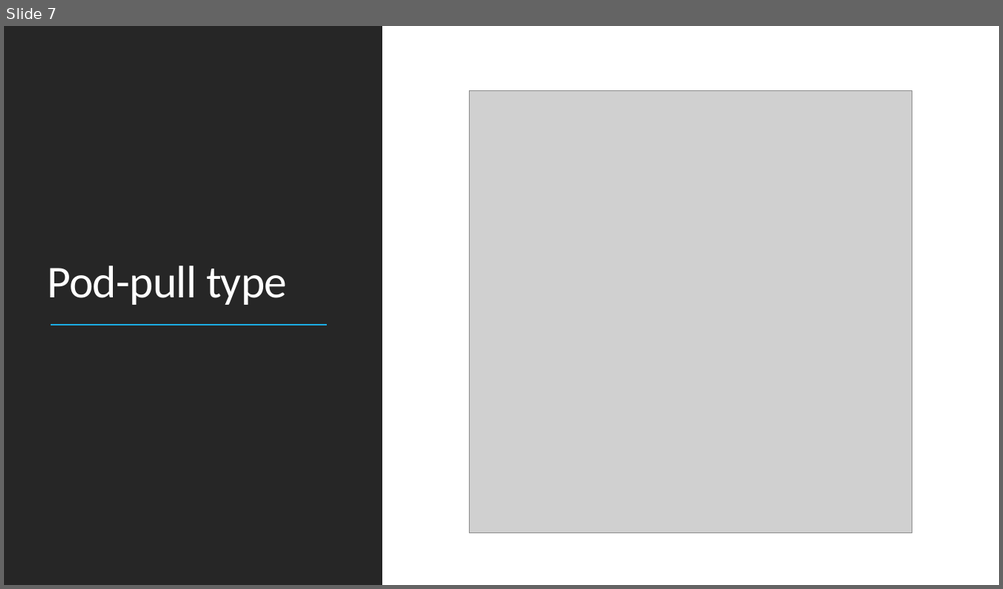
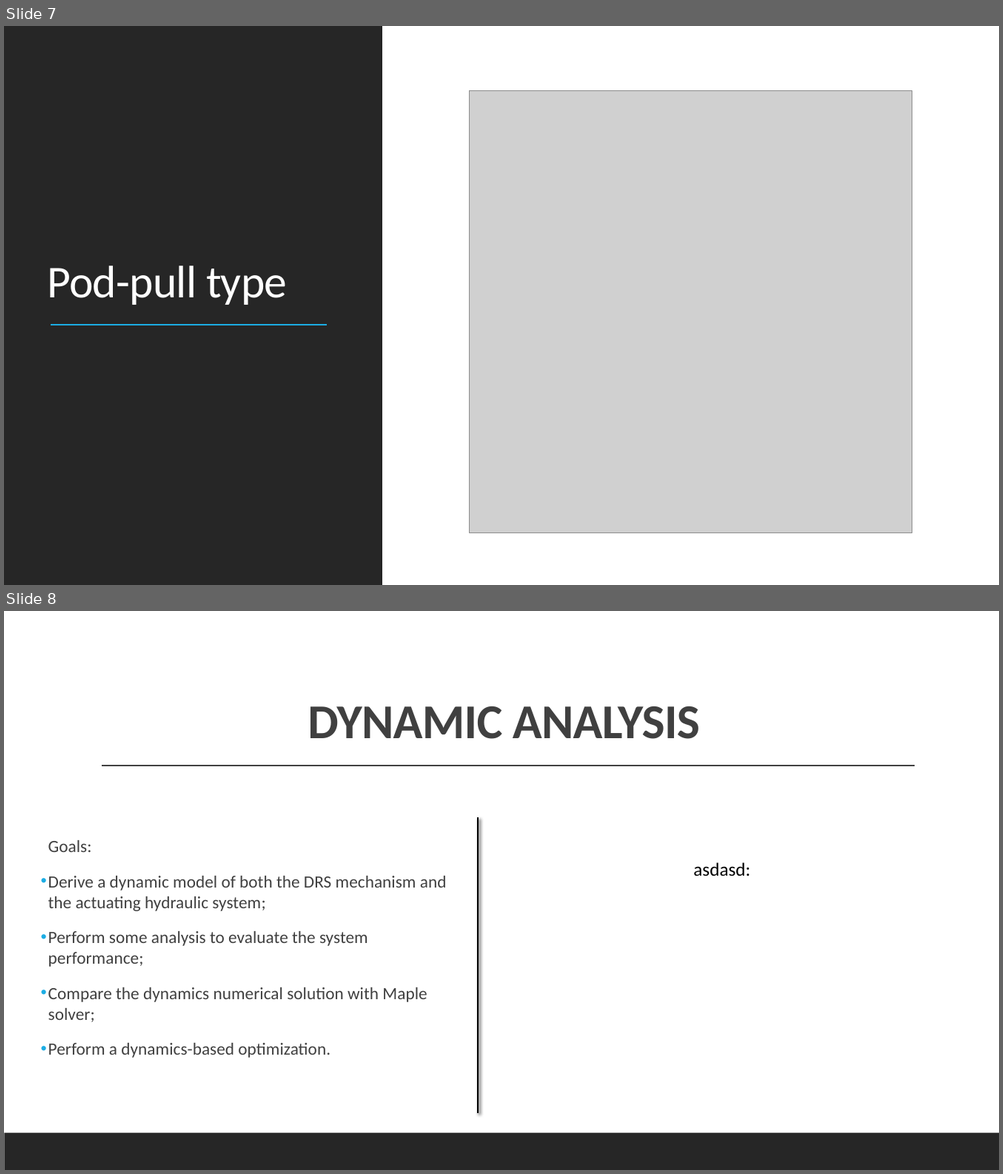
Before and after one commit to EmanueleBrocchieri/DRS-system-analysis, a slide deck: DRS presentazione.pptx. Shown one above the other, each under a label of ours: slide 7 before the commit, slides 7 and 8 after it. The pictures are 1003x589 and 1003x1174 pixels, drawn with LibreOffice and Linux fonts; fonts in the diff are those of the drawing; grey boxes stand for pictures. Boxes give left, top, right and bottom in pixels: in the first picture for what was removed or moved away, otherwise in the second. Text is boxed around its words. In the diff, an @@ line names an element or a change of style, - is before the commit and + after.

```diff
--- a/DRS presentazione.pptx
+++ b/DRS presentazione.pptx
@@ slide 8 added at box(4, 611, 999, 1170), background #FFFFFF @@
@@ title added at box(307, 706, 700, 739), 47 pt, text #404040, bold @@
+DYNAMIC ANALYSIS
@@ line added from (102, 766) to (915, 766), #404040 1 pt @@
@@ line added from (478, 817) to (478, 1114), #000000 2 pt @@
@@ text added at box(48, 840, 447, 1058), 16.6 pt, text #404040 @@
+  Goals:
+• Derive a dynamic model of both the DRS mechanism and the actuating hydraulic system;
+• Perform some analysis to evaluate the system performance;
+• Compare the dynamics numerical solution with Maple solver;
+• Perform a dynamics-based optimization.
@@ text added at box(693, 863, 750, 877), 18 pt, text #000000 @@
+asdasd:
@@ rectangle added at box(4, 1133, 999, 1170), fill #262626 @@
```
Also in this commit, not shown: 2 slides changed.
